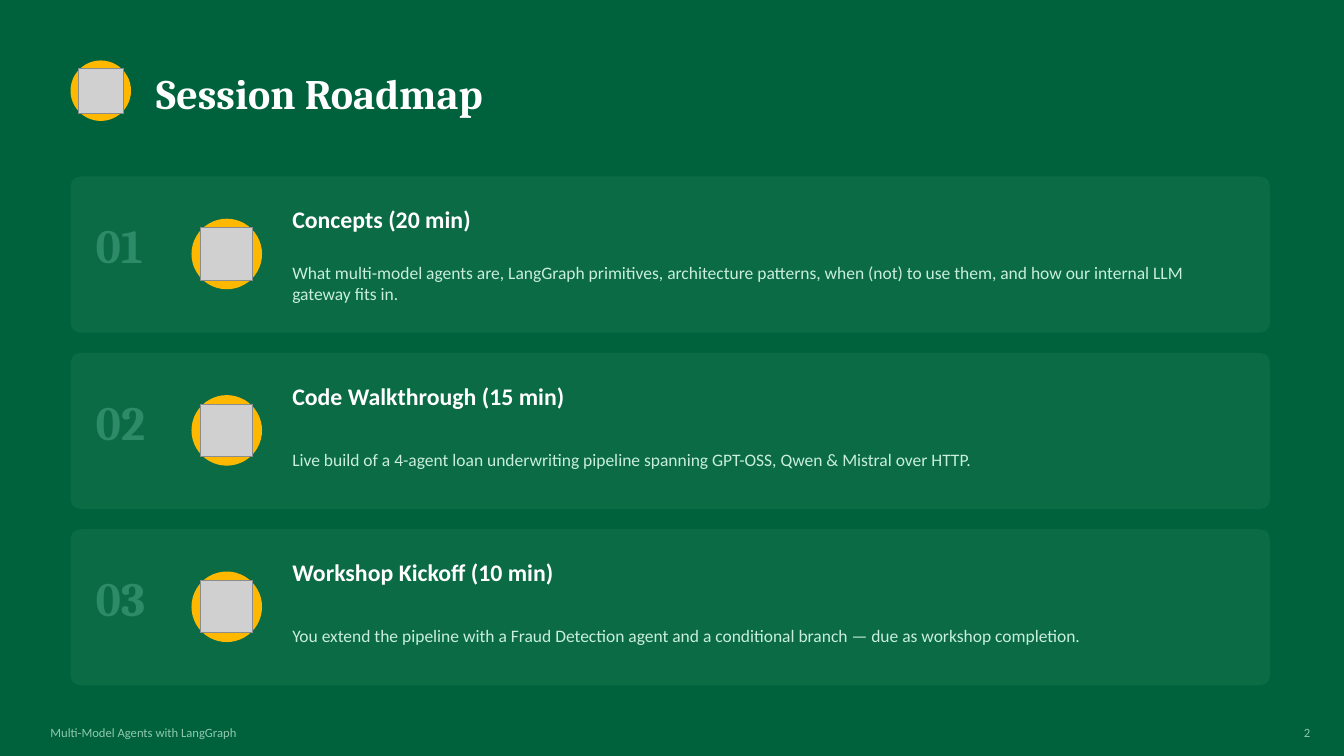
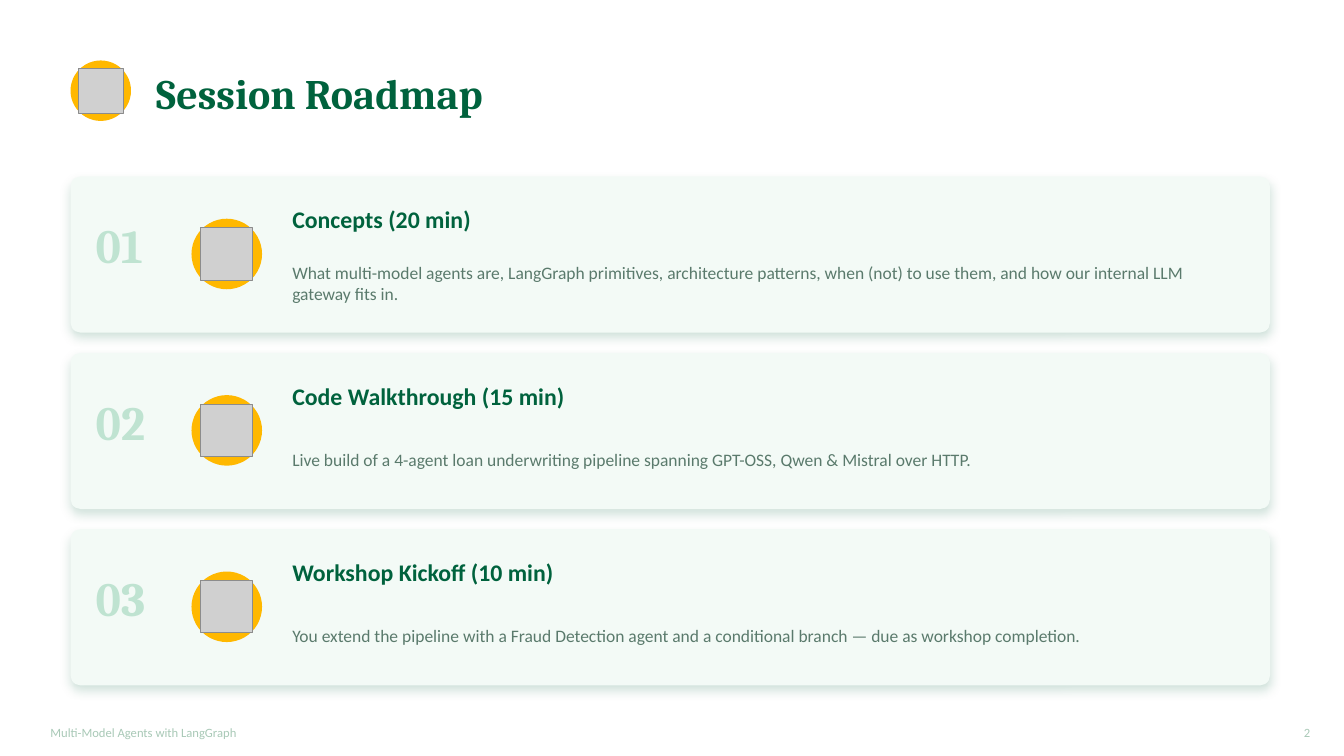
Before and after one commit to Sundar-pk/Multi-modal-agents-, a slide deck: slide 2 of Multi_Model_Agents_LangGraph_Training.pptx. Drawn at 1344x756 pixels with LibreOffice and Linux fonts; fonts in the diff are those of the drawing; grey boxes stand for pictures. Boxes give left, top, right and bottom in pixels: in the first picture for what was removed or moved away, otherwise in the second. Text is boxed around its words. In the diff, an @@ line names an element or a change of style, - is before the commit and + after.

```diff
--- a/Multi_Model_Agents_LangGraph_Training.pptx
+++ b/Multi_Model_Agents_LangGraph_Training.pptx
@@ background #00623D to #FFFFFF @@
@@ fill #0A6B45 to #F3FAF6 in 3 elements at (71,176,1270,333), (71,353,1270,509), (71,529,1270,686) @@
@@ text colour #FFFFFF to #00623D in 4 elements at (156,80,483,118), (292,210,470,232), (292,387,564,409), (292,563,553,585) @@
@@ text colour #C9EEDD to #5A7A6C in 3 elements at (292,266,1183,303), (292,454,970,469), (292,630,1080,645) @@
@@ text "Multi-Model Agents with LangGraph" at (50,728,236,739): text colour #8FC9AC to #A9C9B7 @@
@@ text "2" at (1304,729,1310,737): text colour #8FC9AC to #A9C9B7 @@
```
Also in this commit, not shown: 9 other slides changed.
